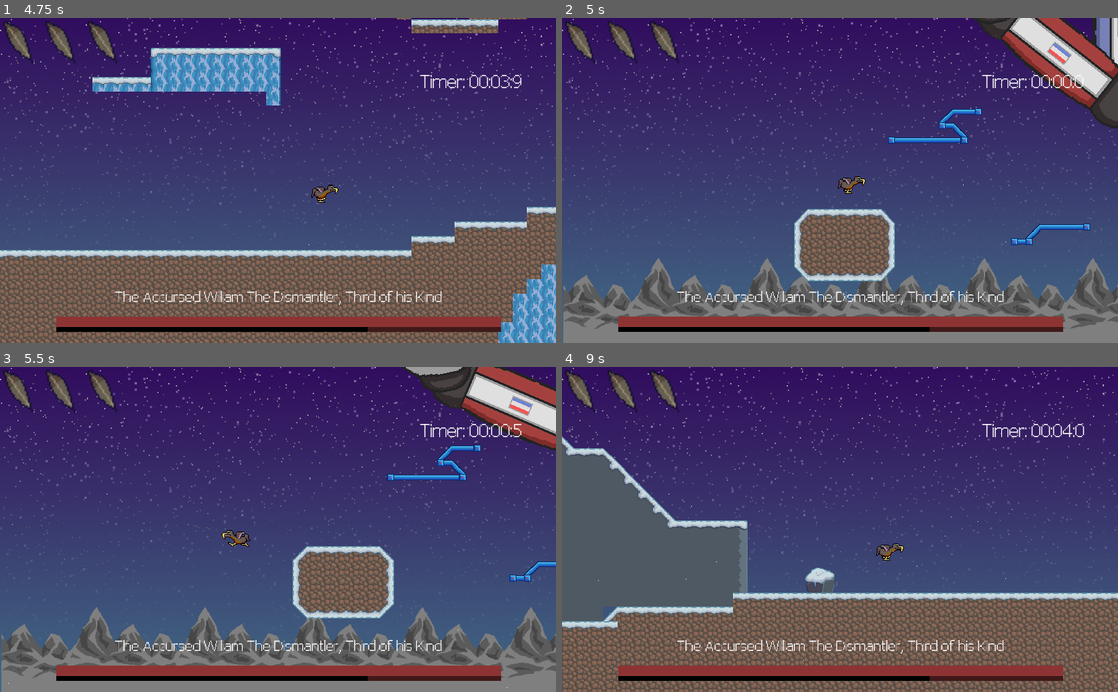
Above: before the commit, frames 1-4 (two rows, left to right).
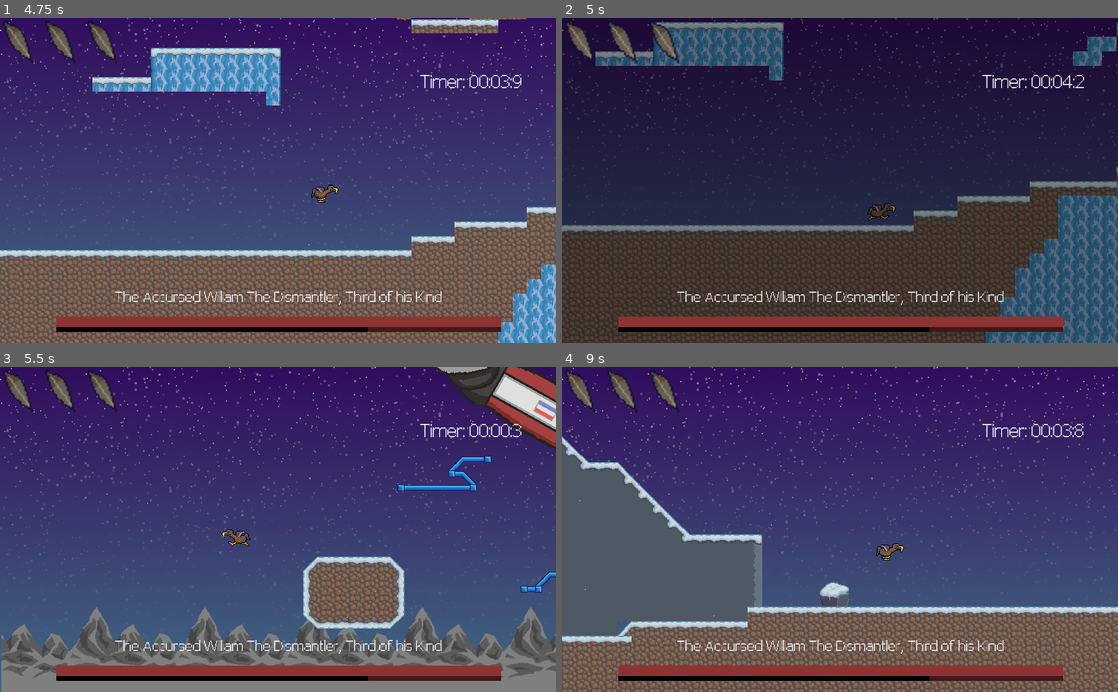
Above: after the commit, the same moments.

Repository: Struckdown/GDQ2021
Game: Godot game, scene res://MainMenu.tscn
Two runs of this game, one before a commit and one after it. Both use one fixed random seed, a clock stepped at 60 frames per second and the inputs below. The engine's default icon, where the game draws it, is replaced by a stand-in: a white triangle on a blue panel in a dark square. Sound files missing from this copy of the repository are replaced by a short silence.
Inputs:
- Up to frame 1 (4.75 s): click "Play" at 0.5 s; hold D (right) 1.28-2.78 s; tap Shift (dash) every 0.75 s from 1.35 to 4.35 s; tap Space (jump) at 1.52, 2.27, 3.77, 4.52 s; hold A (left) 2.78-3.53 s; hold D (right) from 3.53 s (still down)
- Up to frame 2 (5 s): keep holding D (right); tap R (restart) at 4.9 s
- Up to frame 3 (5.5 s): release D (right) at 5.03 s; hold A (left) from 5.03 s (still down); tap Shift (dash) at 5.1 s; tap Space (jump) at 5.27 s
- Up to frame 4 (9 s): release A (left) at 5.78 s; hold D (right) 5.78-6.53 s; tap Shift (dash) every 0.75 s from 5.85 to 8.85 s; hold A (left) 6.53-8.03 s; tap Space (jump) at 6.77, 7.52, 8.27 s; hold D (right) from 8.03 s (still down)

Frame 1 is identical in both runs. In frame 2, 93% of the frame differs, in the area x 0-100%, y 0-100%; in frame 3, 8.2%; in frame 4, 8.6%.

Commit message:
Warning and error clean up

Diff:
--- a/Dodo/Dodo.gd
+++ b/Dodo/Dodo.gd
@@ -72,7 +72,8 @@
 		velocity[1] = clamp(velocity[1] + gravity, -1000, 2000)
 		if onFloor:
 			velocity[1] = clamp(velocity[1], -1000, 1)
-	move_and_slide(velocity, Vector2(0, -1))
+	var collisions = move_and_slide(velocity, Vector2(0, -1))
+
 	onFloor = is_on_floor()
 	if onFloor:
 		timeSinceLastOnFloor = 0
--- a/MainMenu.tscn
+++ b/MainMenu.tscn
@@ -16,18 +16,22 @@
 [ext_resource path="res://Environment/Doodads.tres" type="TileSet" id=14]
 
 [sub_resource type="AtlasTexture" id=1]
+flags = 4
 atlas = ExtResource( 13 )
 region = Rect2( 0, 0, 37, 53 )
 
 [sub_resource type="AtlasTexture" id=2]
+flags = 4
 atlas = ExtResource( 13 )
 region = Rect2( 37, 0, 37, 53 )
 
 [sub_resource type="AtlasTexture" id=3]
+flags = 4
 atlas = ExtResource( 13 )
 region = Rect2( 74, 0, 37, 53 )
 
 [sub_resource type="AtlasTexture" id=4]
+flags = 4
 atlas = ExtResource( 13 )
 region = Rect2( 111, 0, 37, 53 )
 
--- a/Mechs/KillerDutchMech.gd
+++ b/Mechs/KillerDutchMech.gd
@@ -52,7 +52,7 @@
 		bossHPRef.setHealth(float(health)/float(maxHealth))
 	bossAggressionMultiplier += .5
 	var i = health + 1
-	$HitSFX.stream = load("res://SFX/Angry Robot " + str(i) + ".mp3")
+	$HitSFX.stream = load("res://SFX/Angry Robot " + str(i+1)  + ".mp3")
 	$HitSFX.play()
 	if health <= 2:
 		$Head.texture = load("res://art/spr_headangry.png")
@@ -76,7 +76,7 @@
 	return closest
 
 func die():
-	for i in range(15):
+	for _i in range(15):
 		var e = explosionParticles.instance()
 		get_viewport().add_child(e)
 		var r = 500 * sqrt(randf())
@@ -87,7 +87,7 @@
 		e.get_child(0).emitting = true
 		yield(get_tree().create_timer(0.05), "timeout")
 
-func _on_InvulnerableAnimationPlayer_animation_finished(anim_name):
+func _on_InvulnerableAnimationPlayer_animation_finished(_anim_name):
 	invulnerable = false
 	swatHand()
 
--- a/Projectiles/Missile.gd
+++ b/Projectiles/Missile.gd
@@ -18,7 +18,7 @@
 
 func move(delta):
 	var desiredRotation = rotation_degrees
-	if target:
+	if is_instance_valid(target):
 		desiredRotation = rad2deg(get_angle_to(target.global_position))
 	rotation_degrees += sign(desiredRotation) * min(abs(desiredRotation), turnRate)
 
--- a/SceneTransition.gd
+++ b/SceneTransition.gd
@@ -20,7 +20,9 @@
 func _on_AnimationPlayer_animation_finished(anim_name):
 	match anim_name:
 		"FadeOut":
-			get_tree().change_scene(levelToChangeTo)
+			var err = get_tree().change_scene(levelToChangeTo)
+			if err:
+				print("Error:", err)
 			$AnimationPlayer.play("FadeIn")
 		"FadeIn":
 			emit_signal("fadeInFinished")
--- a/Scripts/CameraManager.gd
+++ b/Scripts/CameraManager.gd
@@ -9,7 +9,7 @@
 
 
 # Called every frame. 'delta' is the elapsed time since the previous frame.
-func _process(delta):
+func _process(_delta):
 	trauma *= 0.95
 	shake()
 
--- a/Scripts/Timer.gd
+++ b/Scripts/Timer.gd
@@ -13,7 +13,7 @@
 func _ready():
 	start_time = OS.get_ticks_msec()
 
-func _process(delta):
+func _process(_delta):
 	if (not is_paused):
 		var time = (OS.get_ticks_msec() - start_time) / 10
 		timer_value = time
--- a/UI/GameOver.gd
+++ b/UI/GameOver.gd
@@ -22,6 +22,7 @@
 
 func restart():
 	get_tree().paused = false
-	queue_free()
+#	queue_free()
+	SceneTransition.transitionTo("res://MainLevel.tscn")
 #	get_tree().change_scene_to(load(get_tree().get_current_scene().get_name()))
-	get_tree().reload_current_scene()
+	#get_tree().reload_current_scene()
Not shown: 11 places in Environment/MainLevel.tres that only renumber resources
